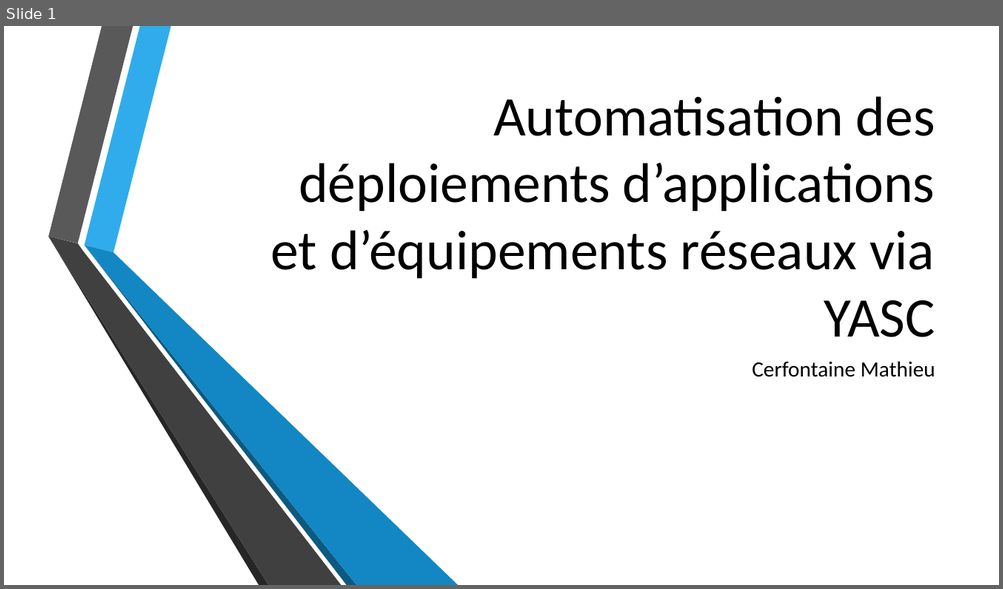
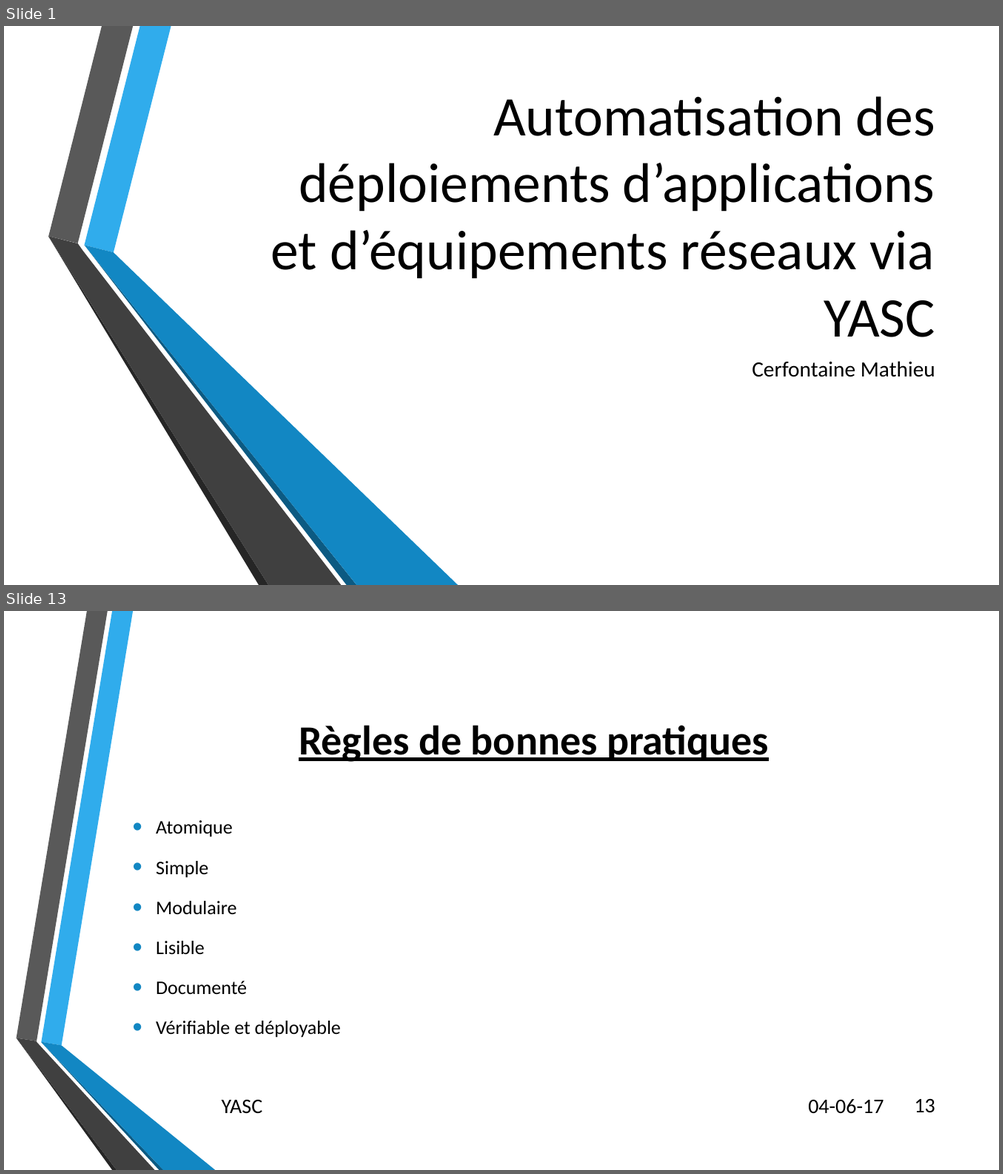
Before and after one commit to CerfontaineMathieu/TFE, a slide deck: Automatisation des déploiements d’applications et d’équipements réseaux via.pptx. Shown one above the other, each under a label of ours: slide 1 before the commit, slides 1 and 13 after it; the slides between them are not shown. The pictures are 1003x589 and 1003x1174 pixels, drawn with LibreOffice and Linux fonts; fonts in the diff are those of the drawing; background and template pictures are left out. Boxes give left, top, right and bottom in pixels: in the first picture for what was removed or moved away, otherwise in the second. Text is boxed around its words. In the diff, an @@ line names an element or a change of style, - is before the commit and + after.

```diff
--- a/Automatisation des déploiements d’applications et d’équipements réseaux via.pptx
+++ b/Automatisation des déploiements d’applications et d’équipements réseaux via.pptx
@@ slide 13 added at <box>4,611,999,1170</box>, background picture (left out) @@
@@ title added at <box>299,725,768,762</box>, 40 pt, text #000000, bold, underline @@
+Règles de bonnes pratiques
@@ text added at <box>156,820,341,1038</box>, 18.6 pt, text #000000 @@
+• Atomique
+• Simple
+• Modulaire
+• Lisible
+• Documenté
+• Vérifiable et déployable
@@ group added at <box>16,611,215,1170</box>: 6 freeform shapes @@
@@ text added at <box>222,1100,263,1114</box>, 20 pt, text #000000 @@
+YASC
@@ text added at <box>808,1099,883,1114</box>, 20 pt, text #000000 @@
+04-06-17
@@ page number added at <box>914,1099,935,1113</box>, 20 pt, text #000000 @@
+13
```
Also in this commit, not shown: 12 slides changed, 8 other slides added, 1 other file.
